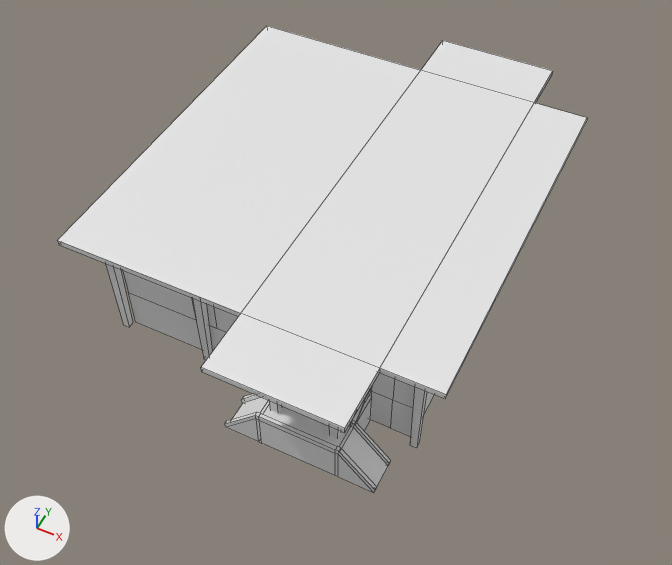
One commit to the FBX model src/Assets/3D Assets/Models/B.fbx: the scene before it, then after it.
One viewpoint serves both versions: a 50 mm camera at (45.1, -90.8, 108.3) aimed at (1.6, -3.9, -0.4). The lights are fixed; the arrows at lower left show +X, +Y and +Z. Mesh edges are drawn as thin lines. Materials are left out; every surface is plain grey.

Objects in the first picture: 'B Main'.
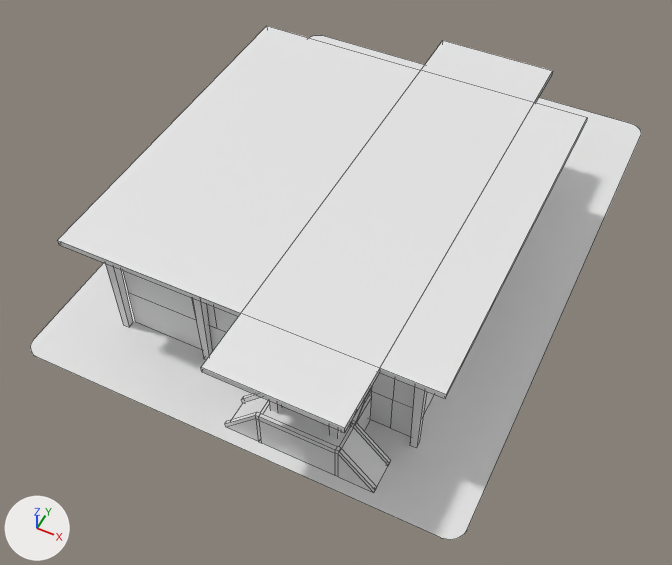
Patch to the scene script:
```diff
--- a/src/Assets/3D Assets/Models/B.fbx.py
+++ b/src/Assets/3D Assets/Models/B.fbx.py
@@ me_cube_001 @@
 # used by ob_b_main; location = (0.0, 0.0, 0.0)
-me_cube_001.from_pydata(...)  # 384 vertices, 332 faces; spans x -27.0..28.7, y -39.0..50.1, z -0.4..19.6
+me_cube_001.from_pydata(...)  # 428 vertices, 333 faces; spans x -33.4..35.1, y -39.0..55.6, z -0.4..19.6
+# me_cube_001 part 1: a new loose piece of 44 vertices spanning x -33.4..35.1, y -36.4..55.6, z -0.4
```

Pixel boxes [x1, y1, x2, y2] of what changed, in the pictures (672 x 565 px):
'B Main', reshaped (15% wider, 10% taller): before [57, 26, 587, 493]; after [31, 26, 641, 540]
part 1 of me_cube_001, added: after [31, 35, 641, 540]
